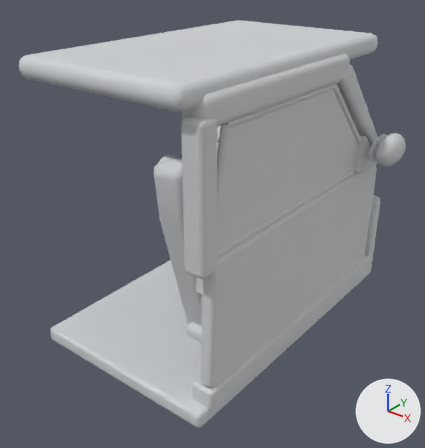
The Blender file scenes/car-passenger-cabin/models/car_passenger_cabin_white.blend, before and after one commit.
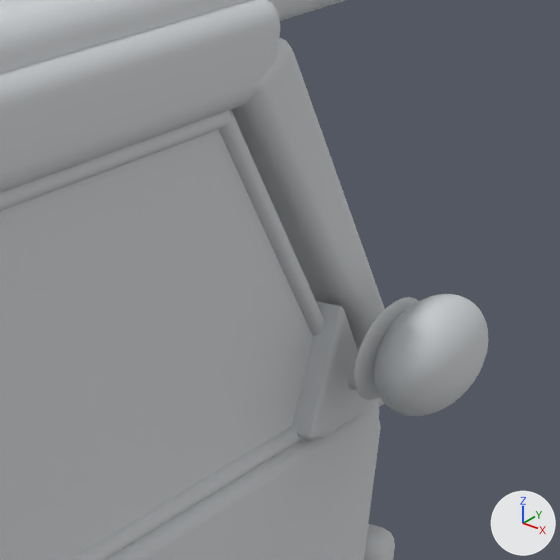
The first picture shows the older version from a camera (50 mm lens) standing at (2.53, -2.77, 2.35) and looking at (0.41, -0.12, 0.7). The close-ups show the older and then the newer version on the part from 65% to 100% of the width and 12% to 46% of the height of that picture. Only the edits that show in the close-ups are written down. Arrows for +X, +Y and +Z are at lower right; the lights stay in place.

Names of what the first close-up shows: 'A01_fixed_A_pillar', 'A02_side_roof_rail', 'A03_partial_headliner', 'B03_front_footwell_back', 'P01_door_carrier', 'P12_side_window_glass', 'P13_window_frame_1', 'P13_window_frame_2', 'P13_window_frame_4', 'P14_mirror_sail', 'P15_mirror_stem', 'P16_mirror_housing', 'P17_mirror_glass' and 2 more.
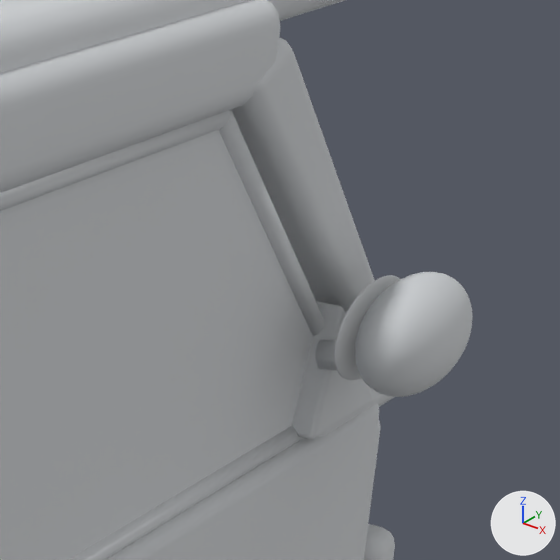
What changed in the scene script:
```text
Change ob_p15_mirror_stem:
    ob_p15_mirror_stem.location: (-0.99, -0.93, 0.0) -> (-0.99, -1.02, 0.06)
Change ob_p16_mirror_housing:
    ob_p16_mirror_housing.location: (0.19, -0.2, 1.14) -> (0.19, -0.29, 1.2)
Change ob_p17_mirror_glass:
    ob_p17_mirror_glass.location: (0.12, -0.212, 1.14) -> (0.12, -0.302, 1.2)
```

Boxes [x1, y1, x2, y2] around the edits, measured in the close-ups (560 x 560 px):
'P16_mirror_housing', moved: before [374, 294, 488, 416]; after [355, 272, 472, 397]
'P17_mirror_glass', moved: before [354, 297, 418, 400]; after [334, 275, 400, 380]
'P15_mirror_stem', moved (mostly hidden before): before [348, 361, 356, 390]; after [316, 340, 337, 371]
